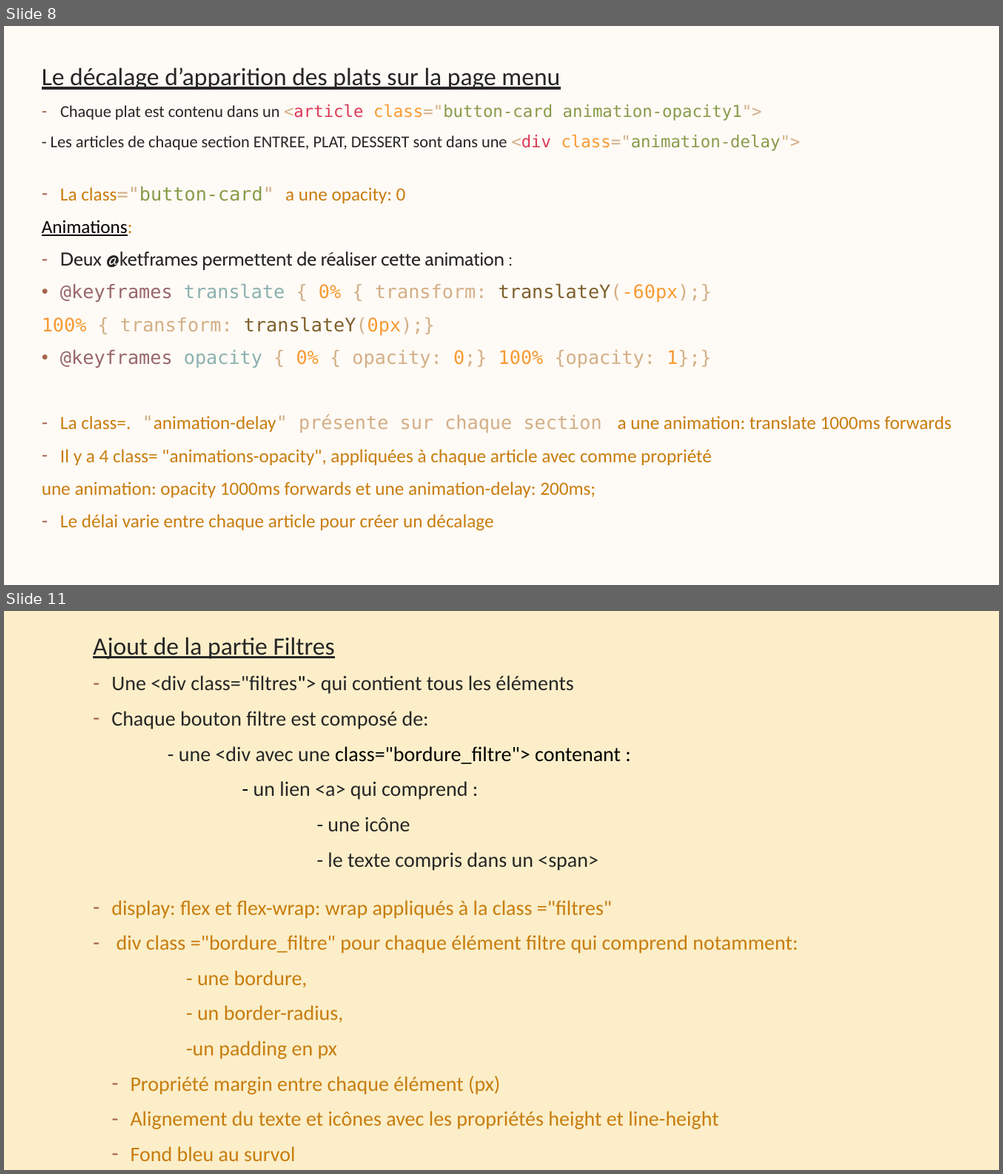
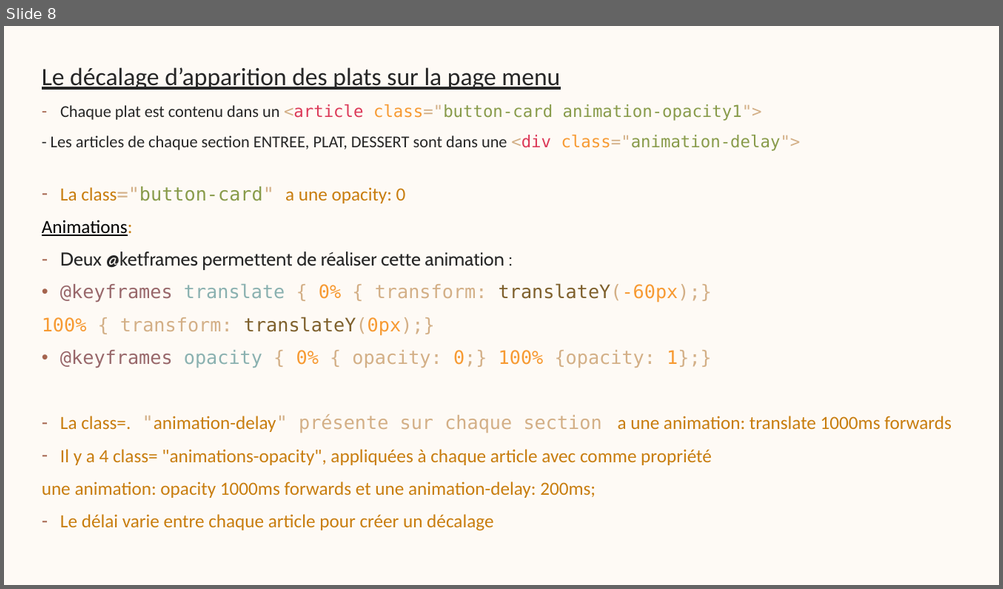
Before and after one commit to marinevnt/Ohmyfood---Openclassrooms, a slide deck: POWER POINT.pptx. Shown one above the other, each under a label of ours: slides 8 and 11 before the commit, slide 8 after it; the slides between them are not shown. The pictures are 1003x1174 and 1003x589 pixels, drawn with LibreOffice and Linux fonts; fonts in the diff are those of the drawing. Boxes give left, top, right and bottom in pixels: in the first picture for what was removed or moved away, otherwise in the second. Text is boxed around its words. In the diff, an @@ line names an element or a change of style, - is before the commit and + after.

```diff
--- a/POWER POINT.pptx
+++ b/POWER POINT.pptx
@@ slide 11 removed at [4, 611, 999, 1170], background #FBEEC9 @@
@@ text removed at [93, 637, 620, 871] @@
-Ajout de la partie Filtres
-– Une <div class="filtres"> qui contient tous les éléments
-– Chaque bouton filtre est composé de:
-- une <div avec une class="bordure_filtre"> contenant :
-- un lien <a> qui comprend :
-- une icône
-- le texte compris dans un <span>
@@ text removed at [111, 900, 797, 1162] @@
-– display: flex et flex-wrap: wrap appliqués à la class ="filtres"
-– div class ="bordure_filtre" pour chaque élément filtre qui comprend notamment:
-  - une bordure,
-  - un border-radius,
-  -un padding en px
-  – Propriété margin entre chaque élément (px)
-  – Alignement du texte et icônes avec les propriétés height et line-height
-  – Fond bleu au survol
```
Also in this commit, not shown: 11 other slides removed, 4 other files.
